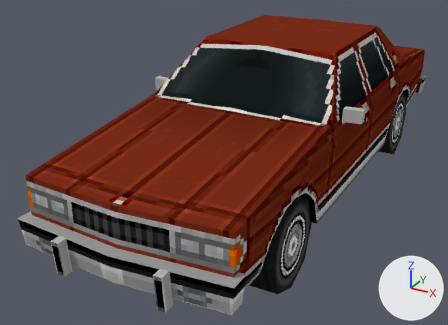
The Blender file Assets/Models/PSX_Style_Cars_by_GGBot_(August2023)/Car 05/Car5.blend, before and after one commit.
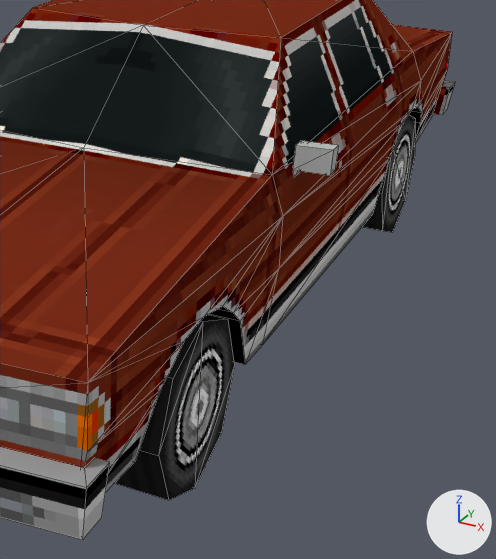
Each version is shown whole from a 50 mm camera at (3.19, -7.32, 3.76) aimed at (-0.5, -0.61, 0.41), then close up on the part from 42% to 100% of the width and 10% to 100% of the height. The lights are fixed; the arrows at lower right show +X, +Y and +Z. The older version's two pictures come first. The close-ups show mesh edges as thin lines.

Names of what the first close-up shows: 'Car5'.
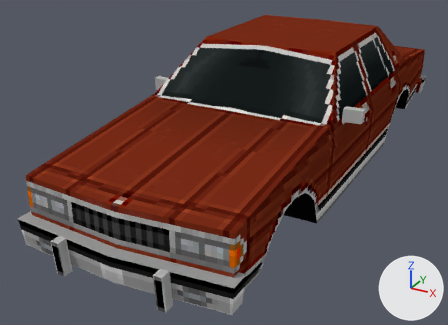
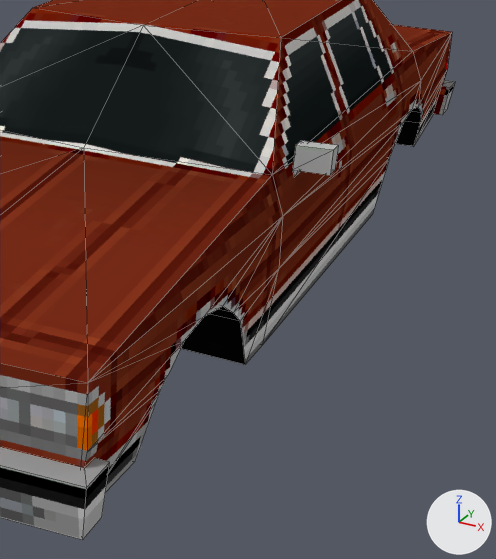
What differs and where, as boxes [x1, y1, x2, y2] in the close-ups (496 x 559 px):
part 1 of me_car5, deleted
    before: [362, 115, 416, 232]
part 2 of me_car5, deleted
    before: [115, 314, 235, 500]

Edits to the bpy script that builds the scene:
```text
Change me_car5:
    used by ob_car5; location = (0.0, 0.0, 0.0); rotation_euler = (1.571, 0.0, 0.0), in degrees (90, 0, 0)
    remove me_car5.from_pydata(...)  # 253 vertices, 297 faces; spans x -1.39..1.39, y -0.03..2.02, z -3.64..3.73
    add me_car5.from_pydata(...)  # 189 vertices, 233 faces; spans x -1.39..1.39, y 0.35..2.02, z -3.64..3.73
    me_car5 part 1: the loose piece of 16 vertices spanning x 0.88..1.2, y -0.03..0.99, z -2.32..-1.3 is deleted
    me_car5 part 2: the loose piece of 16 vertices spanning x 0.88..1.2, y -0.03..0.99, z 1.75..2.77 is deleted
    other edits to the shape of me_car5 do not show in these pictures
```
